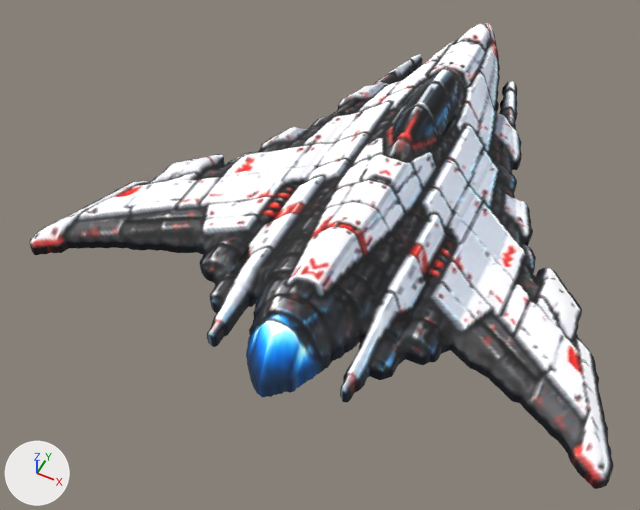
What one commit did to the Blender file art/3d/flight-hulls/mesiahRaptorWhite.blend.
One viewpoint serves both versions: a 50 mm camera at (108.0, -304.0, 299.0) aimed at (-18.0, -52.0, -15.0). The lights are fixed; the arrows at lower left show +X, +Y and +Z. The older version comes first.

Objects in the first picture: 'Canopy', 'Hull', 'Port wing', 'Starboard wing'.
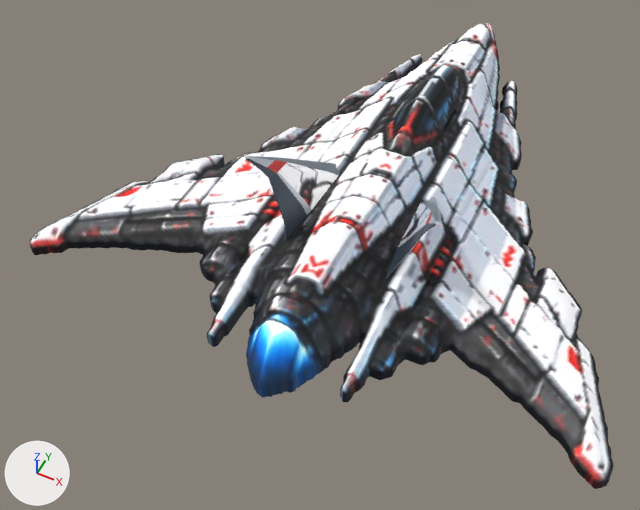
Patch to the scene script:
```diff
--- a/art/3d/flight-hulls/mesiahRaptorWhite.blend.py
+++ b/art/3d/flight-hulls/mesiahRaptorWhite.blend.py
@@ me_hull @@
-me_hull.from_pydata(...)  # 4404 vertices, 4602 faces; spans x -39.0..39.0, y -140.0..130.0, z -11.0..26.0
+me_hull.from_pydata(...)  # 4404 vertices, 4602 faces; spans x -39.0..39.0, y -140.0..130.0, z -21.0..28.0
+# me_hull part 1: 2998 of 4404 vertices moved; they spanned x -39.0..39.0, y -114.0..96.0, z -11.0..26.0 and now span x -39.0..39.0, y -114.0..96.0, z -21.0..28.0; mean shift (0.0, 0.0, -2.0); largest move (0.0, -9.0, -11.0) -> (0.0, -9.0, -21.0)
 me_hull.materials.append(mat_original_flight_livery)
@@ me_canopy @@
-me_canopy.from_pydata(...)  # 324 vertices, 322 faces; spans x -9.0..12.0, y -3.0..66.0, z -11.4..27.6
+me_canopy.from_pydata(...)  # 324 vertices, 322 faces; spans x -9.0..12.0, y -3.0..66.0, z -21.4..31.4
+# me_canopy part 2: 324 of 324 vertices moved; they spanned x -9.0..12.0, y -3.0..66.0, z -11.4..27.6 and now span x -9.0..12.0, y -3.0..66.0, z -21.4..31.4; mean shift (0.0, 0.0, -2.6)
 me_canopy.materials.append(mat_original_flight_livery)
@@ ob_swept_stabilizer_001 @@
+ob_swept_stabilizer_001 = bpy.data.objects.new('Swept stabilizer.001', me_swept_stabilizer_001)  # 54 vertices, 47 faces; spans x 13.0..43.0, y -86.0..-6.0, z 2.0..53.0; in mat_tail___enamel (light grey #cbd4db), mat_tail___squadron_flash (red #d0352e), mat_tail___trailing_control_surface (dark blue #42505d), mat_tail___leading_edge (grey #a0adb6)
+ob_swept_stabilizer_001.location = (0.0, 0.0, 0.0)
@@ ob_swept_stabilizer @@
+ob_swept_stabilizer = bpy.data.objects.new('Swept stabilizer', me_swept_stabilizer)  # 54 vertices, 47 faces; spans x -43.0..-13.0, y -86.0..-6.0, z 2.0..53.0; in mat_tail___enamel (light grey #cbd4db), mat_tail___squadron_flash (red #d0352e), mat_tail___trailing_control_surface (dark blue #42505d), mat_tail___leading_edge (grey #a0adb6)
+ob_swept_stabilizer.location = (0.0, 0.0, 0.0)
```

What differs and where, as boxes [x1, y1, x2, y2] in the pictures (640 x 510 px; the box of a moved part takes in the faces that stretch with it):
'Canopy', reshaped: before [392, 67, 465, 155]; after [392, 64, 465, 148]
'Swept stabilizer', added: after [245, 156, 340, 241]
    faces in mat_original_flight_livery: [279, 162, 339, 210]
    faces in mat_tail___trailing_control_surface (dark blue #42505d): [246, 159, 307, 241]
    faces in mat_tail___leading_edge (grey #a0adb6): [249, 156, 340, 175]
    faces in mat_tail___enamel (light grey #cbd4db): [245, 156, 311, 215]
    faces in mat_tail___squadron_flash (red #d0352e): [267, 160, 287, 173]
'Swept stabilizer.001', added: after [385, 197, 441, 279]
    faces in mat_tail___trailing_control_surface (dark blue #42505d): [385, 223, 436, 279]
    faces in mat_original_flight_livery: [401, 203, 431, 246]
    faces in mat_tail___leading_edge (grey #a0adb6): [421, 197, 441, 222]
    faces in mat_tail___enamel (light grey #cbd4db): [398, 215, 440, 252]
part 1 of me_hull, moved or reshaped: before [243, 45, 513, 321]; after [243, 44, 513, 321]
